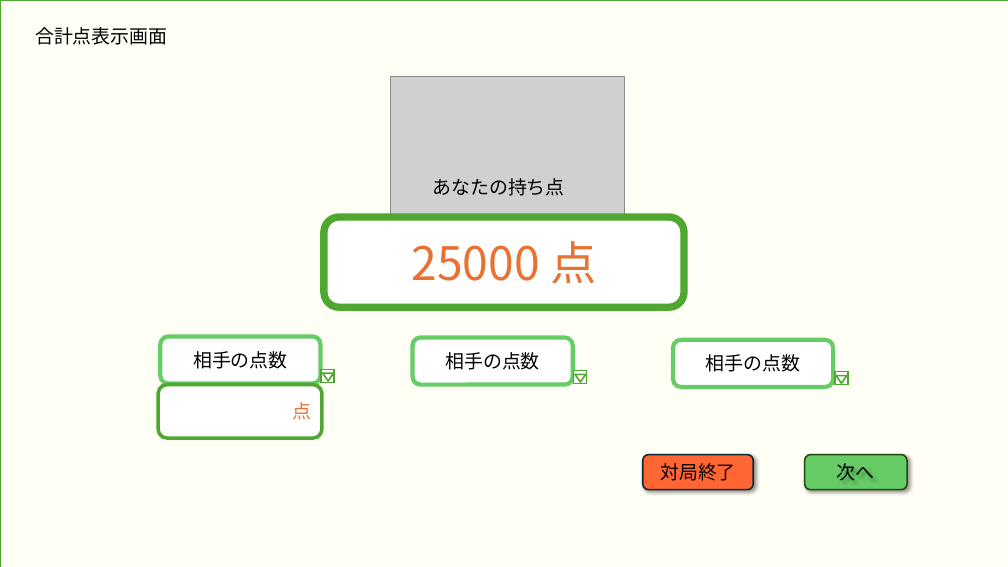
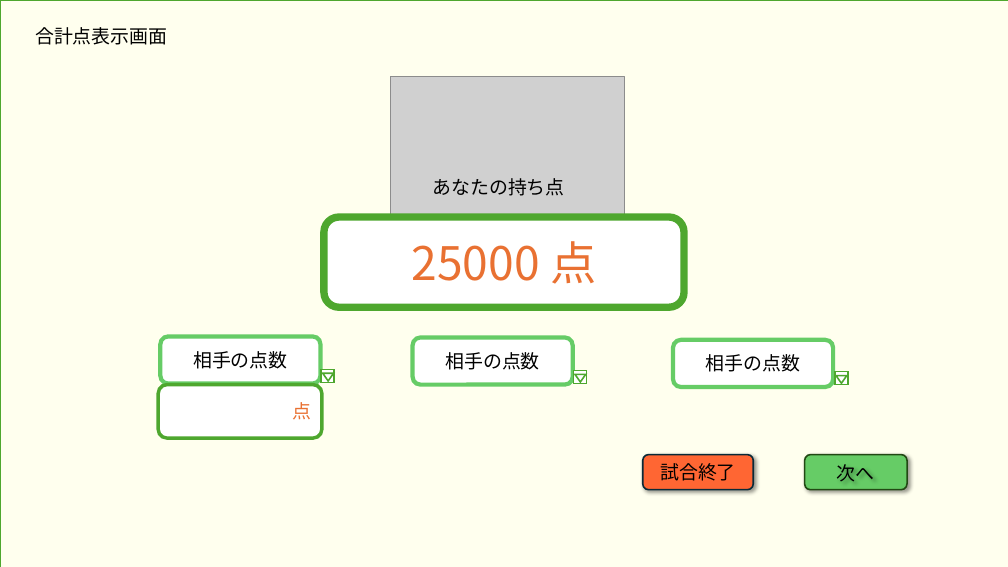
Before and after one commit to plusdojo2024/B5, a slide deck: slide 10 of doc/02_外部設計/外部設計_麻雀アプリ.pptx (slide 11 before the commit). Drawn at 1008x567 pixels with LibreOffice and Linux fonts; fonts in the diff are those of the drawing; grey boxes stand for pictures. Boxes give left, top, right and bottom in pixels: in the first picture for what was removed or moved away, otherwise in the second. Text is boxed around its words. In the diff, an @@ line names an element or a change of style, - is before the commit and + after.

```diff
--- a/doc/02_外部設計/外部設計_麻雀アプリ.pptx
+++ b/doc/02_外部設計/外部設計_麻雀アプリ.pptx
@@ background #FFFFFF to #FFFFEE @@
@@ text in rounded rectangle at box(660, 463, 736, 481): text changed @@
-対局終了
+試合終了
```
Also in this commit, not shown: 20 other slides changed, 3 slides added, 3 other files.
